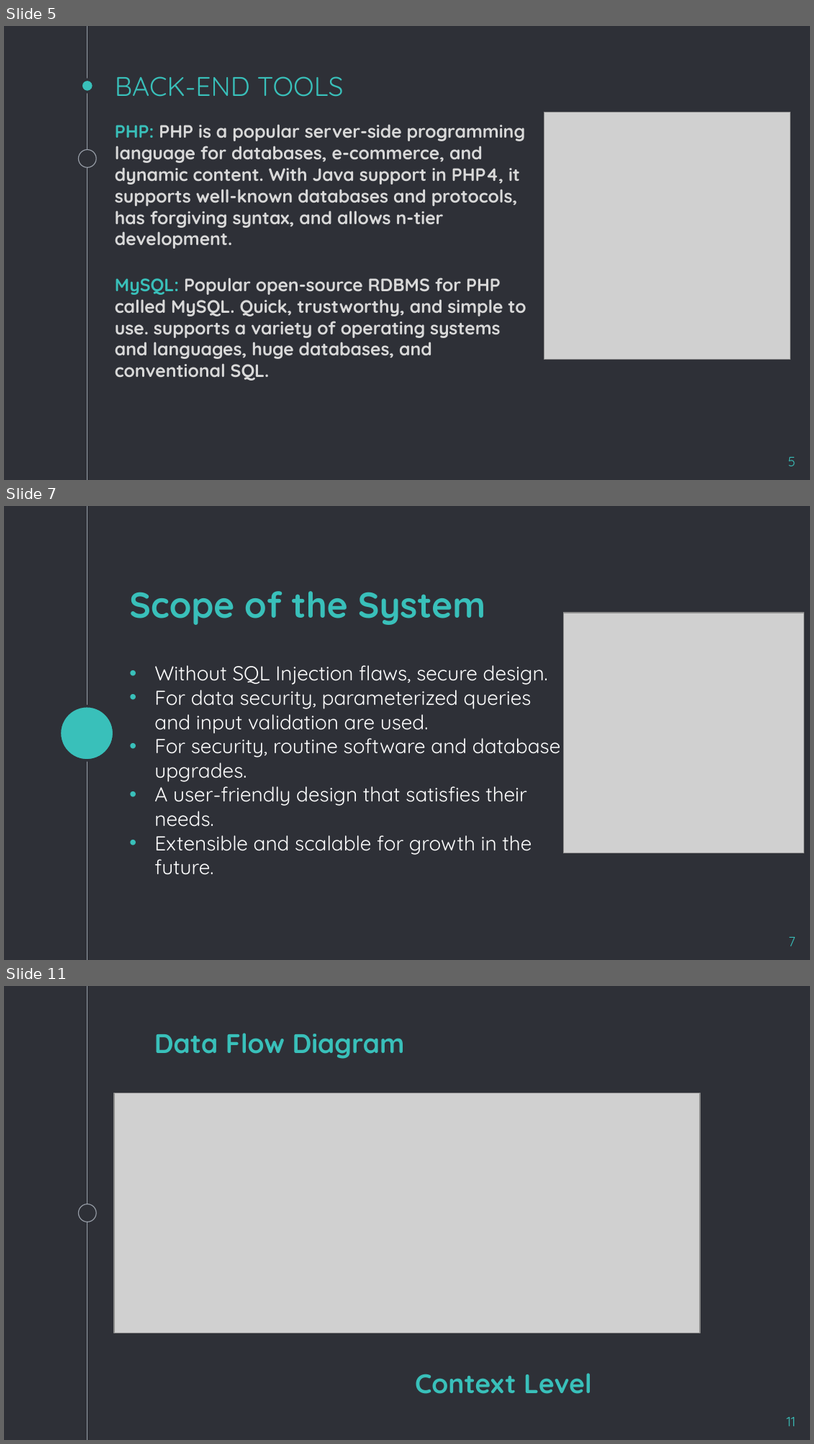
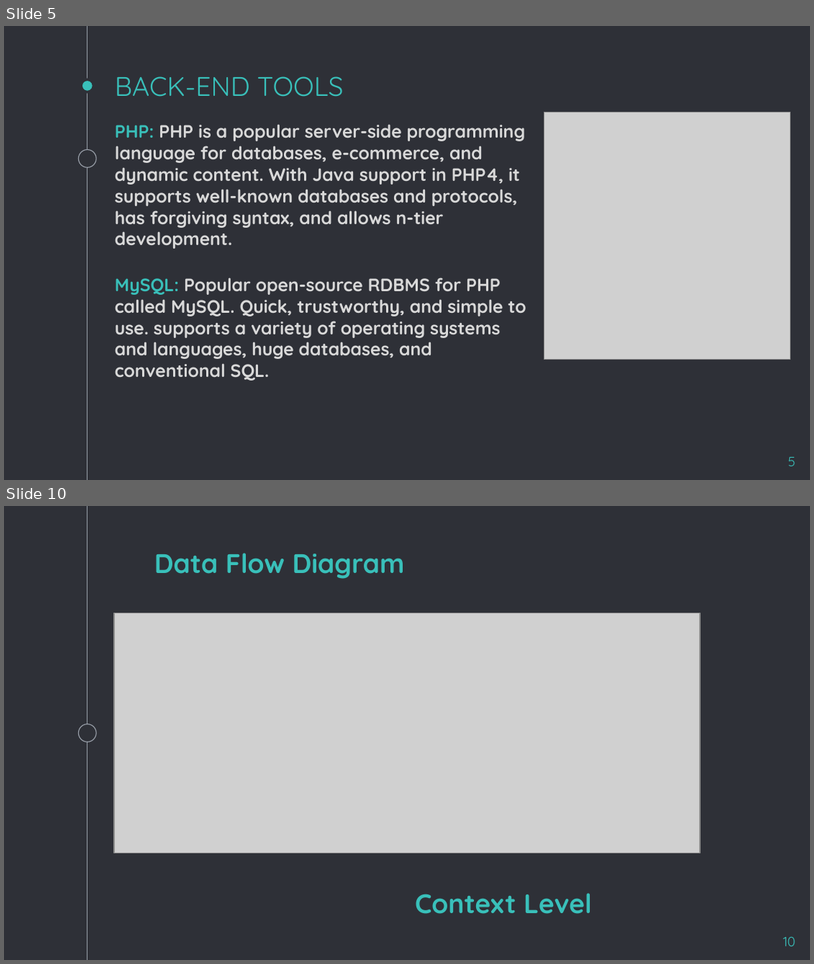
Before and after one commit to praptipatel18/Report, a slide deck: project.pptx. Shown one above the other, each under a label of ours: slides 5, 7 and 11 before the commit, slides 5 and 10 after it; the slides between them are not shown. The pictures are 814x1444 and 814x964 pixels, drawn with LibreOffice and Linux fonts; fonts in the diff are those of the drawing; grey boxes stand for pictures; background and template pictures are left out. Boxes give left, top, right and bottom in pixels: in the first picture for what was removed or moved away, otherwise in the second. Text is boxed around its words. In the diff, an @@ line names an element or a change of style, - is before the commit and + after.

```diff
--- a/project.pptx
+++ b/project.pptx
@@ slide 7 removed at [4, 506, 810, 960], background #2E3037; not listed: 1 template element that a slide beside it also shows @@
@@ title removed at [129, 591, 486, 625] @@
-Scope of the System
@@ picture removed at [563, 613, 804, 853] @@
@@ subtitle removed at [154, 665, 561, 875] @@
-• Without SQL Injection flaws, secure design.
-• For data security, parameterized queries and input validation are used.
-• For security, routine software and database upgrades.
-• A user-friendly design that satisfies their needs.
-• Extensible and scalable for growth in the future.
@@ ellipse removed at [59, 706, 113, 760] @@
@@ page number removed at [789, 937, 796, 946] @@
-7
@@ what was slide 11 is now slide 10 @@
@@ page number at [784, 937, 796, 946]: text changed @@
-11
+10
```
Also in this commit, not shown: 4 slides changed, 1 slide added, 1 other slide removed.
